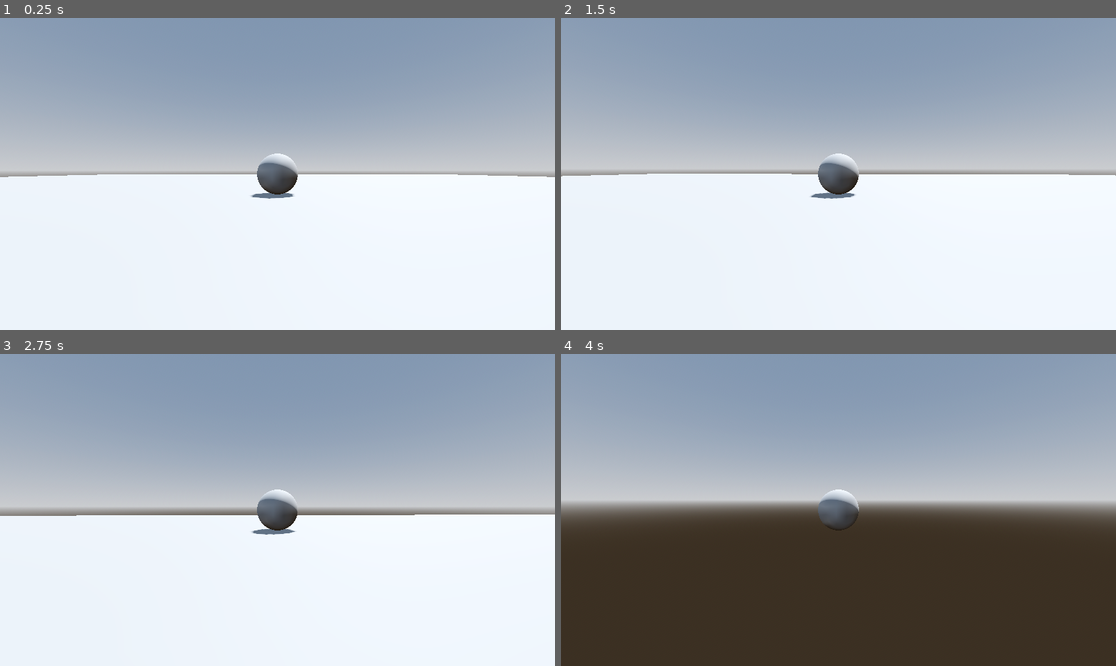
Above: before the commit, frames 1-4 (two rows, left to right).
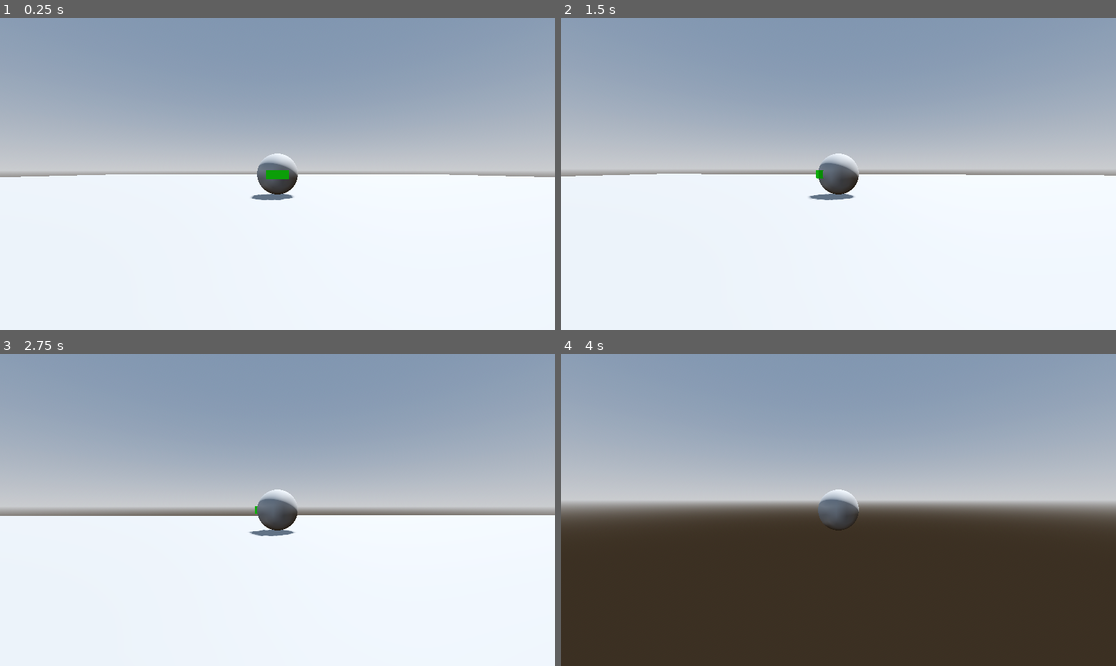
Above: after the commit, the same moments.

Repository: cliff-lilly-jean/pacman-stealth-game
Game: Godot game, scene res://scenes/world/world.tscn
Two runs of this game, one before a commit and one after it. Both use one fixed random seed, a clock stepped at 60 frames per second and the inputs below.
Inputs (mouse positions are in pixels of both pictures, inside the frame that each line leads up to):
- Up to frame 1 (0.25 s): no input
- Up to frame 2 (1.5 s): tap Enter at 0.5 s; move the mouse to (866, 174) at 0.52 s; hold Ctrl (sprint) 0.53-1.28 s; hold W (move_forward) from 0.53 s (still down); tap Space (jump) at 0.77 s; move the mouse to (810, 174) at 1.27 s; tap Shift (dash) at 1.35 s
- Up to frame 3 (2.75 s): keep holding W (move_forward); tap Space (jump) at 1.52 s; tap Ctrl (sprint) at 1.55 s; move the mouse to (288, 503) at 2.02 s; hold Ctrl (sprint) from 2.03 s (still down)
- Up to frame 4 (4 s): keep holding W (move_forward); move the mouse to (832, 516) at 2.77 s; release Ctrl (sprint) at 2.78 s; tap Ctrl (sprint) at 2.85 s; tap Space (jump) at 3.02, 3.77 s; move the mouse to (877, 513) at 3.52 s; hold Ctrl (sprint) from 3.53 s (still down); tap Shift (dash) at 3.6 s

The runs differ from the first frame. In frame 1, 0.2% of the frame differs, in the area x 1-99%, y 48-59%; in frame 2, 0.2%; in frame 3, 0.2%; in frame 4, less than 0.1%.

Commit message:
imp[lemented camera releative movcment

Diff:
--- a/scenes/player/player.gd
+++ b/scenes/player/player.gd
@@ -38,7 +38,6 @@
 	apply_gravity(delta)
 	move_and_slide()
 
-
 func joystick_rotation(delta: float) -> void:
 	var joystick_direction = Input.get_vector("pan_left","pan_right","pan_up","pan_down")
 
--- a/scenes/player/player.tscn
+++ b/scenes/player/player.tscn
@@ -11,8 +11,15 @@
 
 [sub_resource type="SphereShape3D" id="SphereShape3D_x7p2l"]
 margin = 0.3
+radius = 0.5289131
 
 [sub_resource type="SphereMesh" id="SphereMesh_8afob"]
+
+[sub_resource type="BoxMesh" id="BoxMesh_qek5x"]
+size = Vector3(0.5, 0.2, 0.5)
+
+[sub_resource type="StandardMaterial3D" id="StandardMaterial3D_5gtgg"]
+albedo_color = Color(0.11372549, 1, 0, 1)
 
 [sub_resource type="SphereShape3D" id="SphereShape3D_8afob"]
 
@@ -30,6 +37,11 @@
 [node name="MeshInstance3D" type="MeshInstance3D" parent="." unique_id=1172493928]
 transform = Transform3D(1, 0, 0, 0, 1, 0, 0, 0, 1, 0, 0.5, 0)
 mesh = SubResource("SphereMesh_8afob")
+
+[node name="Eyes" type="MeshInstance3D" parent="MeshInstance3D" unique_id=1528680826]
+transform = Transform3D(1, 0, 0, 0, 1, 0, 0, 0, 1, 0, 0, 0.27422678)
+mesh = SubResource("BoxMesh_qek5x")
+surface_material_override/0 = SubResource("StandardMaterial3D_5gtgg")
 
 [node name="SpringArm3D" type="SpringArm3D" parent="." unique_id=528876432]
 transform = Transform3D(1, 0, 0, 0, 1, 0, 0, 0, 1, 0, 0.5, 0)
--- a/state_machine/states/player/move.gd
+++ b/state_machine/states/player/move.gd
@@ -6,20 +6,6 @@
 
 func enter() -> void:
 	print("Entered Move:" )
-
-func apply_move(input: Vector2, delta: float) -> void:
-
-	var desired_velocity: Vector3 = Vector3(input.x, 0, input.y) * move_speed
-
-	#if Input.is_action_pressed("sprint"):
-		#stamina.use(2.5)
-
-	if input.length() >= 0.1:
-		entity.velocity.x = move_toward(entity.velocity.x, desired_velocity.x,  acceleration * delta)
-		entity.velocity.z = move_toward(entity.velocity.z, desired_velocity.z, acceleration * delta)
-	else:
-		entity.velocity.x = move_toward(entity.velocity.x, 0, acceleration * delta)
-		entity.velocity.z = move_toward(entity.velocity.z, 0, acceleration * delta)
 
 func update(delta: float) -> void:
 	if entity is Player:
@@ -37,4 +23,26 @@
 			change_state.emit(self, "sprint")
 
 func physics_update(delta: float) -> void:
-	apply_move(entity.input_component.input_direction, delta)
+	apply_move(entity.input_component.input_direction, entity.spring_arm, delta)
+
+
+func apply_move(input: Vector2, camera: Node3D, delta: float) -> void:
+	var direction = input.rotated(-camera.global_rotation.y).normalized()
+	var desired_velocity: Vector3 = Vector3(direction.x, 0, direction.y) * move_speed
+
+	if entity is Player:
+		if input.length() > 0.1:
+			var target_angle: float = atan2(desired_velocity.x, desired_velocity.z)
+
+			entity.mesh.global_rotation.y = lerp_angle(
+				entity.mesh.global_rotation.y,
+				target_angle,
+				10 * delta
+			)
+
+		if input.length() >= 0.1:
+			entity.velocity.x = move_toward(entity.velocity.x, desired_velocity.x,  acceleration * delta)
+			entity.velocity.z = move_toward(entity.velocity.z, desired_velocity.z, acceleration * delta)
+		else:
+			entity.velocity.x = move_toward(entity.velocity.x, 0, acceleration * delta)
+			entity.velocity.z = move_toward(entity.velocity.z, 0, acceleration * delta)
